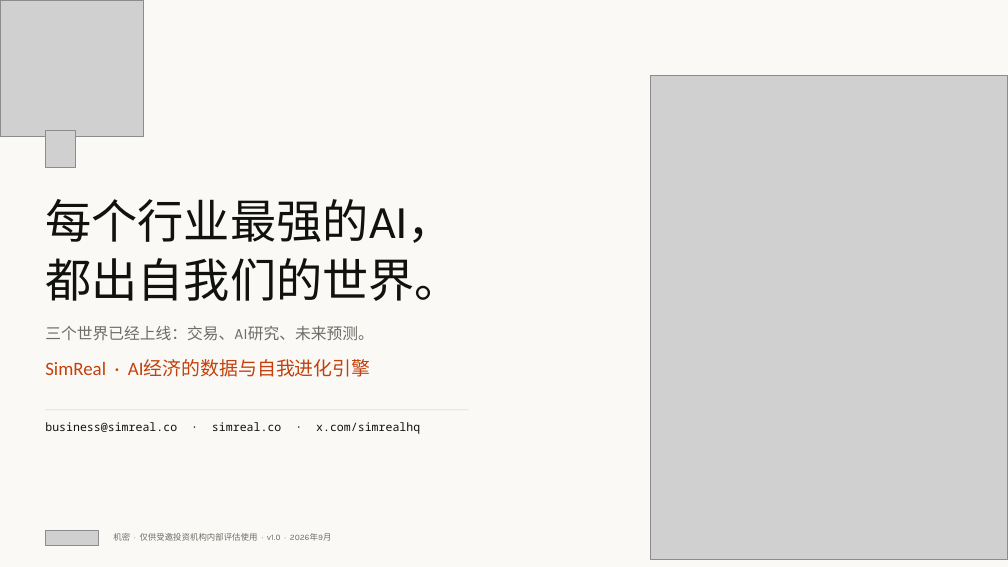
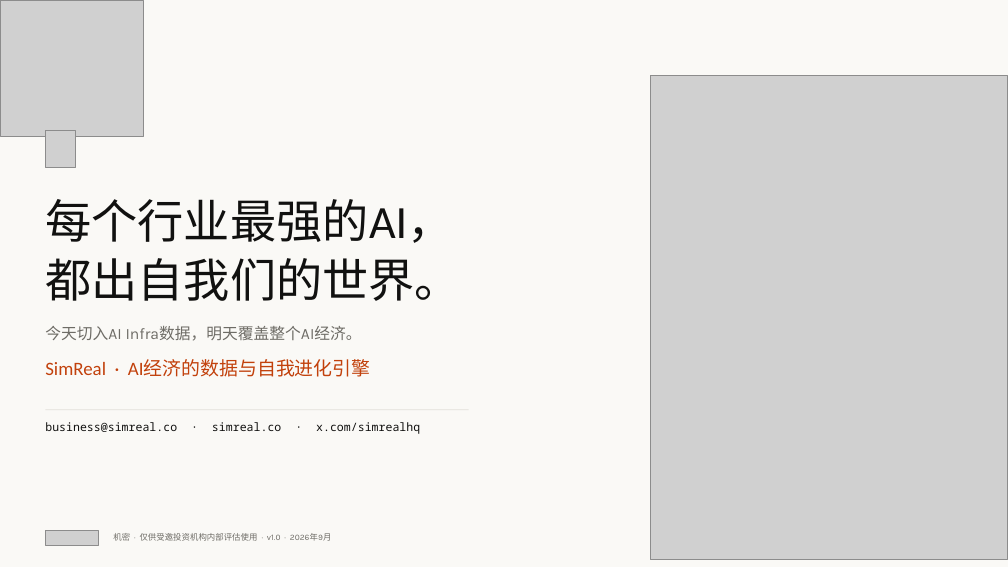
Before and after one commit to wangchen0802/Delta1, a slide deck: slide 10 of SimReal-BP-ZH.pptx (slide 19 before the commit). Drawn at 1008x567 pixels with LibreOffice and Linux fonts; fonts in the diff are those of the drawing; grey boxes stand for pictures. Boxes give left, top, right and bottom in pixels: in the first picture for what was removed or moved away, otherwise in the second. Text is boxed around its words. In the diff, an @@ line names an element or a change of style, - is before the commit and + after.

```diff
--- a/SimReal-BP-ZH.pptx
+++ b/SimReal-BP-ZH.pptx
@@ text at box(45, 326, 362, 341): text changed @@
-三个世界已经上线：交易、AI研究、未来预测。
+今天切入AI Infra数据，明天覆盖整个AI经济。
```
Also in this commit, not shown: 9 other slides changed, 3 slides added, 12 slides removed, 13 other files.
